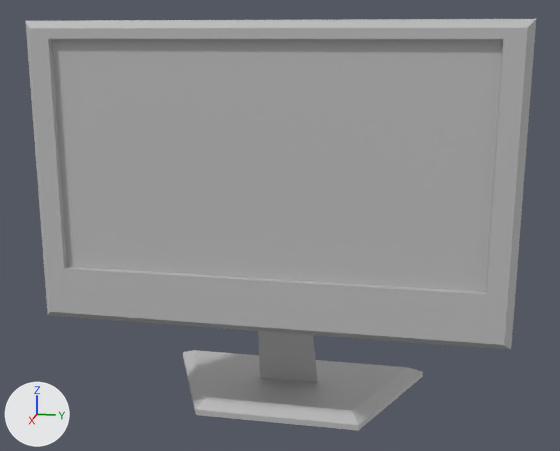
Before and after pictures for a commit that changed the FBX model AllNighter/Assets/Models/ZjackyScene/monitor.fbx.
One viewpoint serves both versions: a camera (50 mm lens) standing at (0.955, 0.185, 0.236) and looking at (0.002, -0.006, -0.002). Every picture has the same lights, and +X, +Y and +Z are marked at lower left. Where no turn or scale is listed for an object, it has been applied to the vertices.

The older version as bpy lines, for what is in view:
```python
me_mesh = bpy.data.meshes.new('Mesh')
me_mesh.from_pydata(...)  # 52 vertices, 47 faces; spans x -0.122..0.122, y -0.279..0.279, z -0.252..0.252
me_mesh.materials.append(mat_monitorlambert)  # grey #bcbcbc
# before: 20 (0.122, -0.248, 0.232) at pixel (48, 38), 21 (0.122, -0.248, -0.038) at pixel (64, 268), 22 (0.122, 0.248, -0.038) at pixel (486, 294), 23 (0.122, 0.248, 0.232) at pixel (503, 39), 24 (0.115, -0.248, 0.232) at pixel (51, 38)
# before: 25 (0.115, -0.248, -0.038) at pixel (67, 266), 26 (0.115, 0.248, -0.038) at pixel (486, 292), 27 (0.115, 0.248, 0.232) at pixel (502, 39)
ob_monitor = bpy.data.objects.new('monitor', me_mesh)
ob_monitor.location = (0.0, 0.0, 0.0)
```
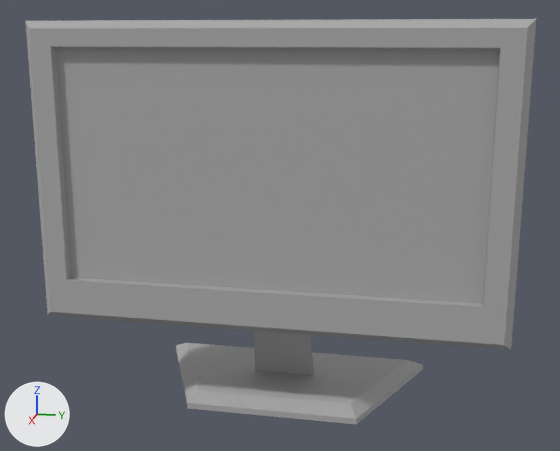
The newer file is also rescaled (x10.0), turned or shifted as a whole; pictures and numbers use the older file's frame.

Boxes (x1, y1, x2, y2) around the edits, measured in the pictures (560 x 451 px; the box of a moved part takes in the faces that stretch with it):
'monitor', reshaped
    before: (26, 19, 536, 431)
    after: (26, 19, 536, 424)
part 1 of me_mesh, moved or reshaped
    before: (183, 350, 423, 431)
    after: (176, 343, 423, 424)
part 2 of me_mesh, moved or reshaped
    both: (29, 28, 528, 345)
part 3 of me_mesh, built on
    before: (258, 331, 318, 382)
    after: (254, 331, 314, 375)

What changed in the scene script:
```text
Change me_mesh:
    used by ob_monitor; location = (0.0, 0.0, 0.0)
    verts and faces of me_mesh; kept vertices keep their numbers, new ones are numbered from 52
    remove me_mesh.from_pydata(...)  # 52 vertices, 47 faces; spans x -0.122..0.122, y -0.279..0.279, z -0.252..0.252
    add me_mesh.from_pydata(...)  # 56 vertices, 53 faces; spans x -0.091..0.122, y -0.279..0.279, z -0.227..0.252
    me_mesh part 1: the loose piece of 12 vertices spanning x -0.122..0.057, y -0.185..0.183, z -0.252..-0.232 is moved by (0.031, 0.0, 0.025)
    me_mesh part 2
    add verts[23] = (0.122, 0.245, 0.223)  # moved, pixel (500, 48)
    add verts[22] = (0.122, 0.245, -0.053)  # moved, pixel (483, 306)
    add verts[21] = (0.122, -0.245, -0.053)  # moved, pixel (66, 279)
    add verts[20] = (0.122, -0.245, 0.223)  # moved, pixel (50, 46)
    add verts[27] = (0.112, 0.245, 0.223)  # moved, pixel (499, 47)
    add verts[26] = (0.112, 0.245, -0.053)  # moved, pixel (483, 303)
    add verts[25] = (0.112, -0.245, -0.053)  # moved, pixel (70, 277)
    add verts[24] = (0.112, -0.245, 0.223)  # moved, pixel (55, 46)
    me_mesh part 3
    4 vertices are removed from x -0.057..-0.036, y -0.042..0.042, z -0.244..-0.238
    6 faces are deleted
    8 vertices are added at x -0.026..0.031, y -0.042..0.042, z -0.22..-0.093
    12 new faces join them
```
